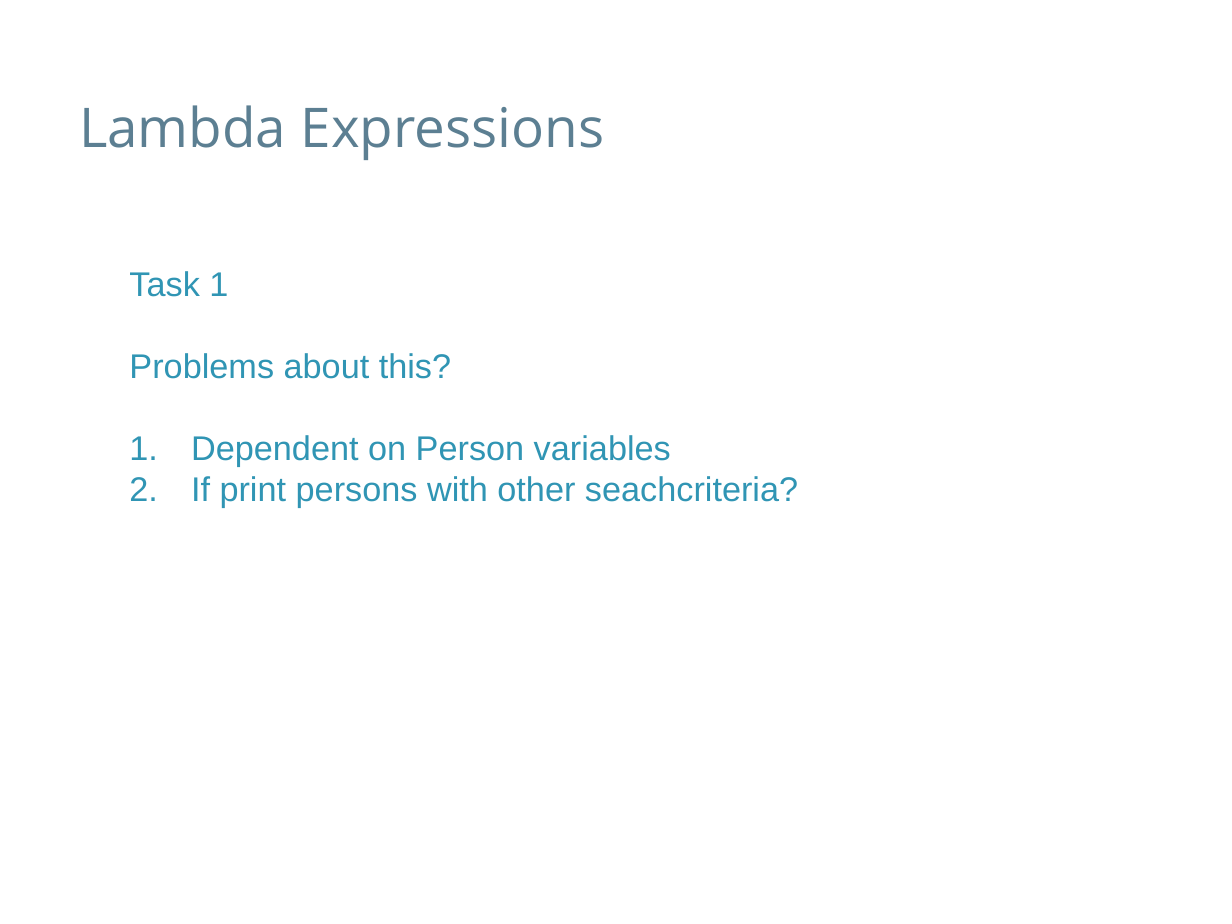
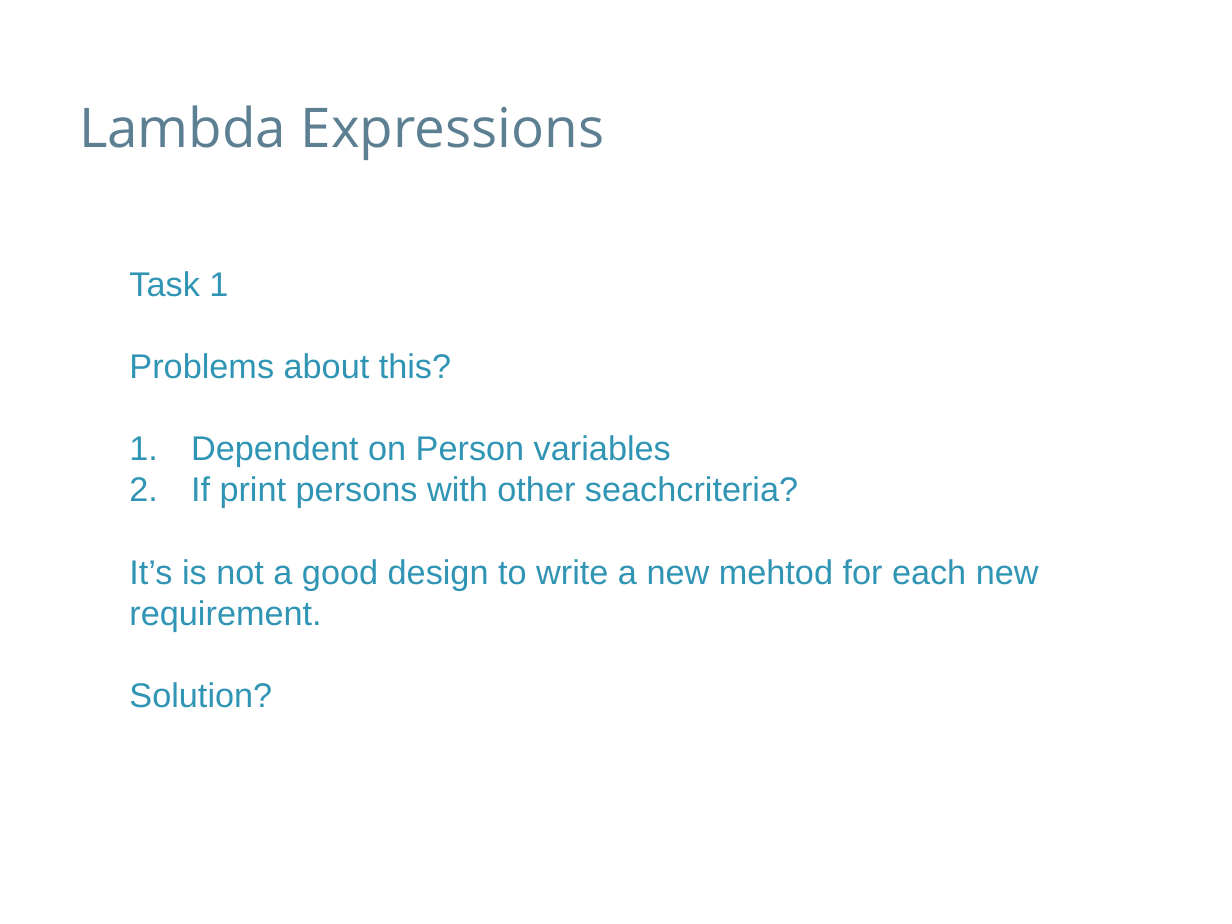
Before and after one commit to speedyswedy/Lambda, a slide deck: slide 8 of slides/Java 8 - Lambda Expresssions.pptx (slide 7 before the commit). Drawn at 1232x924 pixels with LibreOffice and Linux fonts; fonts in the diff are those of the drawing; background and template pictures are left out. Boxes give left, top, right and bottom in pixels: in the first picture for what was removed or moved away, otherwise in the second. Text is boxed around its words. In the diff, an @@ line names an element or a change of style, - is before the commit and + after.

```diff
--- a/slides/Java 8 - Lambda Expresssions.pptx
+++ b/slides/Java 8 - Lambda Expresssions.pptx
@@ text at [129,559,1039,708]: paragraphs added @@
+It’s is not a good design to write a new mehtod for each new requirement.
+Solution?
```
Also in this commit, not shown: 10 other slides changed, 7 slides removed, 2 other files.
